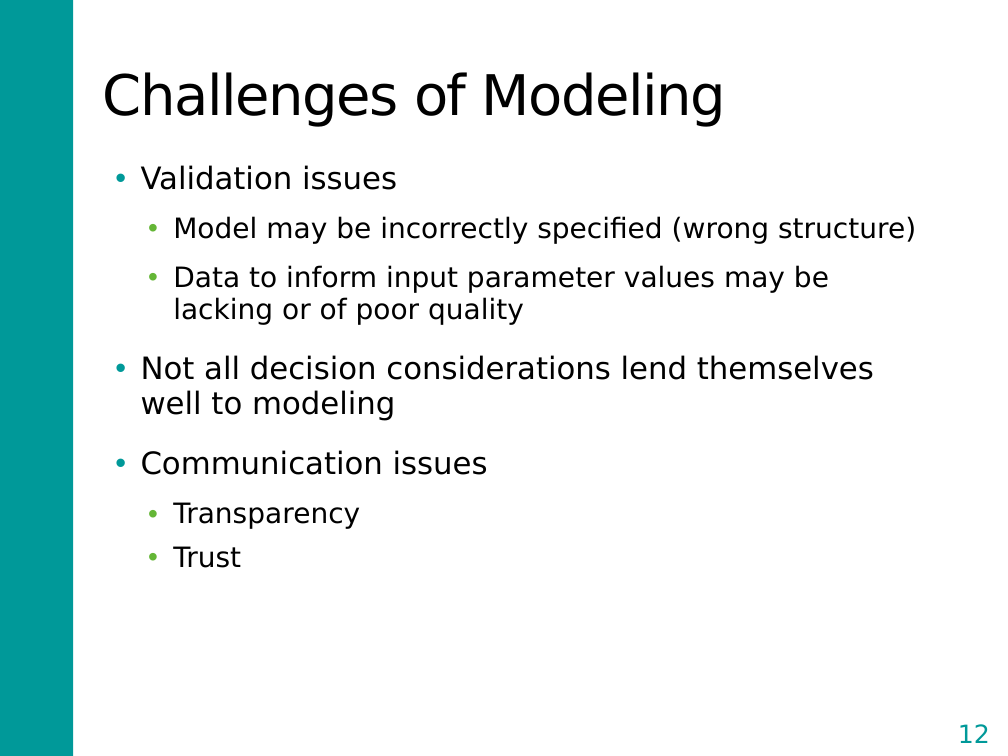
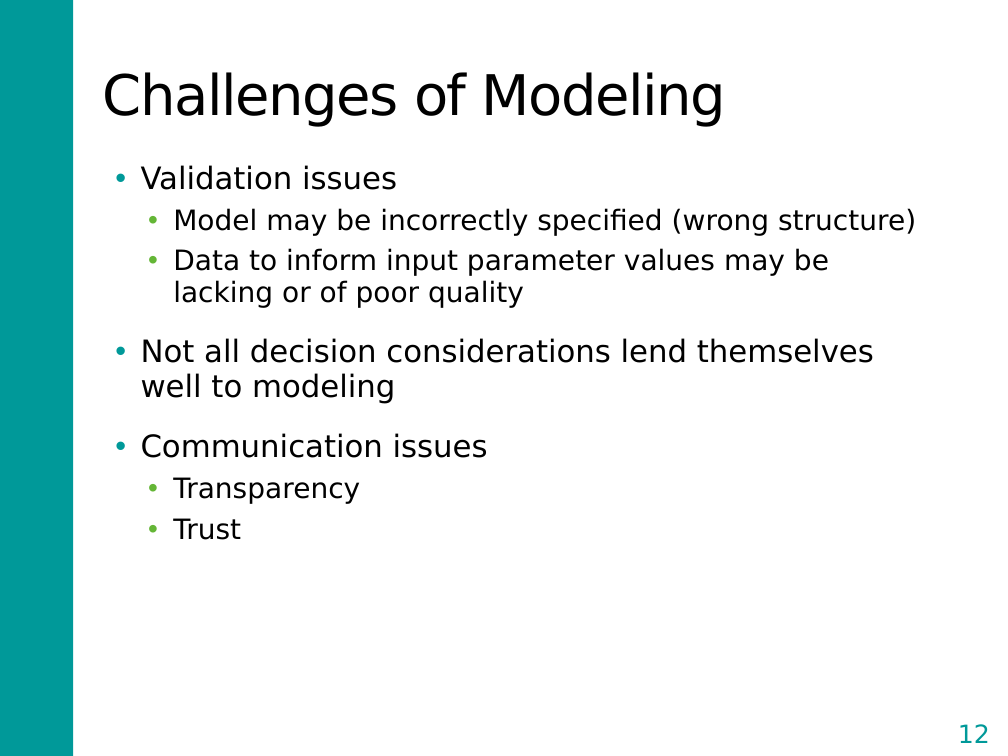
Before and after one commit to DARTH-git/Course-Modularization, a slide deck: slide 12 of static/Course_Modularization/Intro, general, packages/DecisionModelingIntroSlides_Janssen.pptx. Drawn at 1008x756 pixels with LibreOffice and Linux fonts; fonts in the diff are those of the drawing. Boxes give left, top, right and bottom in pixels: in the first picture for what was removed or moved away, otherwise in the second. Text is boxed around its words. In the diff, an @@ line names an element or a change of style, - is before the commit and + after.

Commit message:
Janssen modeling example exercises

```diff
--- a/static/Course_Modularization/Intro, general, packages/DecisionModelingIntroSlides_Janssen.pptx
+++ b/static/Course_Modularization/Intro, general, packages/DecisionModelingIntroSlides_Janssen.pptx
@@ text "Validation issues" at [141, 165, 916, 540]: less space between paragraphs; more space between paragraphs @@
```
Also in this commit, not shown: 4 other slides changed, 7 other files.
